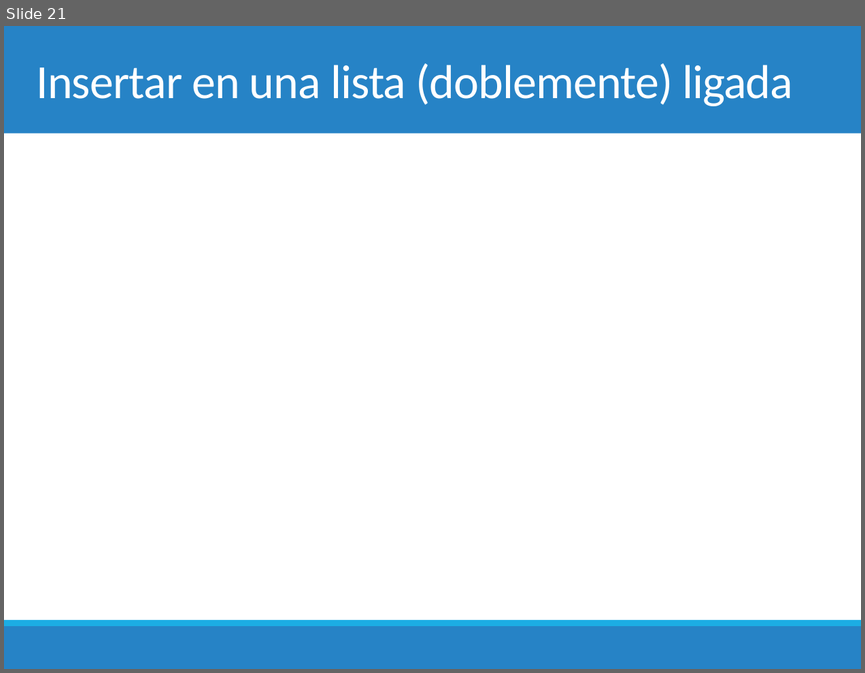
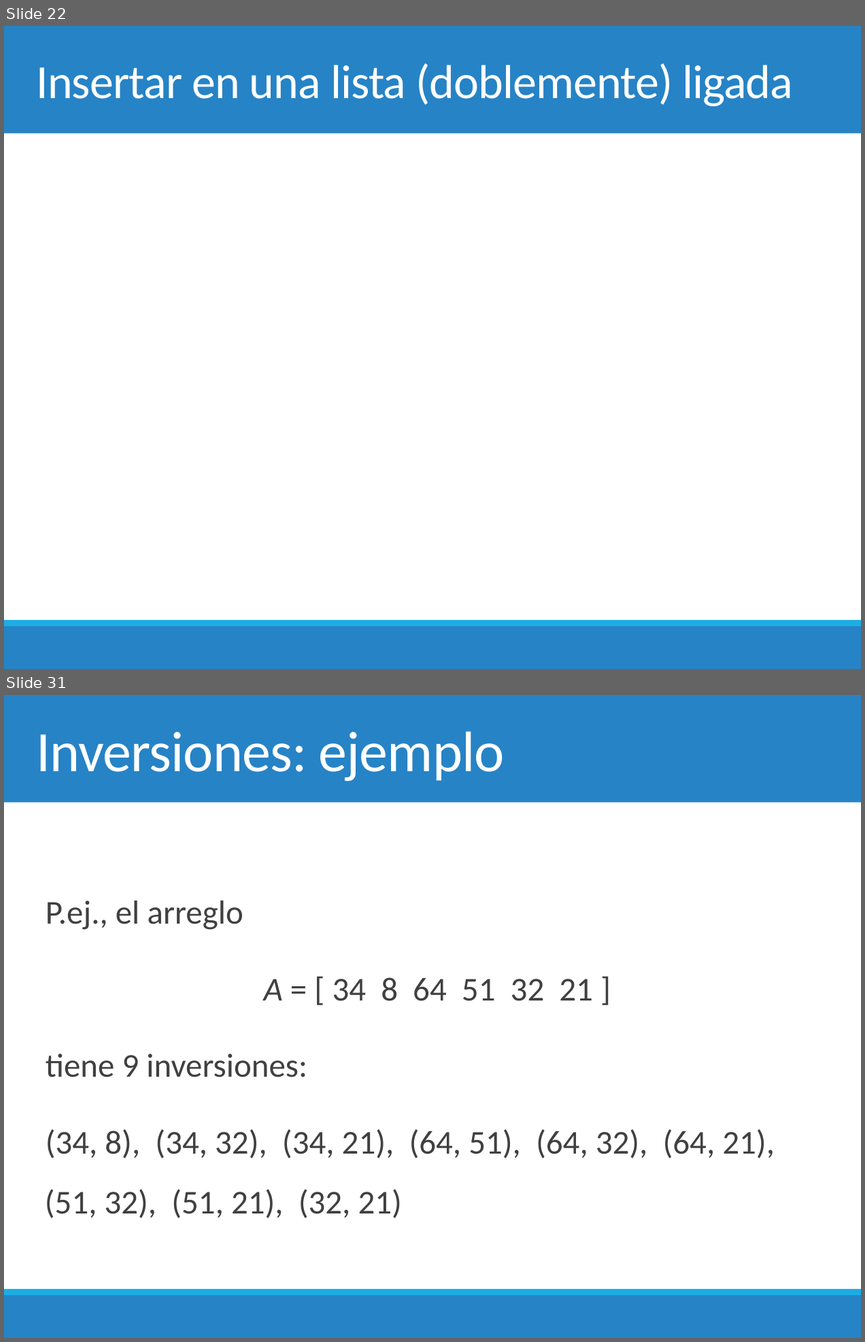
Before and after one commit to chris-carstens/2020-2, a slide deck: Clases/01 - Selection & Insertion sort/01. Selection & Insertion sort.pptx. Shown one above the other, each under a label of ours: slide 21 before the commit, slides 22 and 31 after it; the slides between them are not shown. The pictures are 865x673 and 865x1342 pixels, drawn with LibreOffice and Linux fonts; fonts in the diff are those of the drawing; grey boxes stand for pictures. Boxes give left, top, right and bottom in pixels: in the first picture for what was removed or moved away, otherwise in the second. Text is boxed around its words. In the diff, an @@ line names an element or a change of style, - is before the commit and + after.

```diff
--- a/Clases/01 - Selection & Insertion sort/01. Selection & Insertion sort.pptx
+++ b/Clases/01 - Selection & Insertion sort/01. Selection & Insertion sort.pptx
@@ slide 31 added at [4, 695, 861, 1338], background #FFFFFF; not listed: 3 template elements that a slide beside it also shows @@
@@ title added at [36, 731, 504, 781], 48 pt, text #FFFFFF @@
+Inversiones: ejemplo
@@ text added at [45, 900, 774, 1218], 28 pt, text #404040 @@
+  P.ej., el arreglo
+  A = [ 34 8 64 51 32 21 ]
+  tiene 9 inversiones:
+  (34, 8), (34, 32), (34, 21), (64, 51), (64, 32), (64, 21), (51, 32), (51, 21), (32, 21)
@@ what was slide 21 is now slide 22 @@
```
Also in this commit, not shown: 3 slides changed, 15 other slides added, 1 other file.
